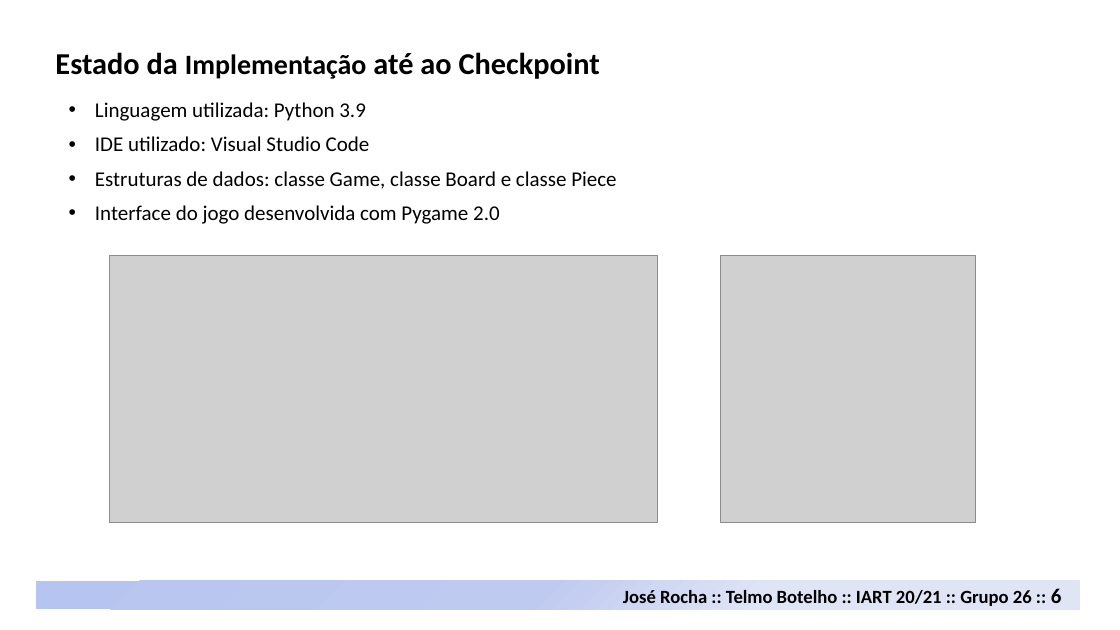
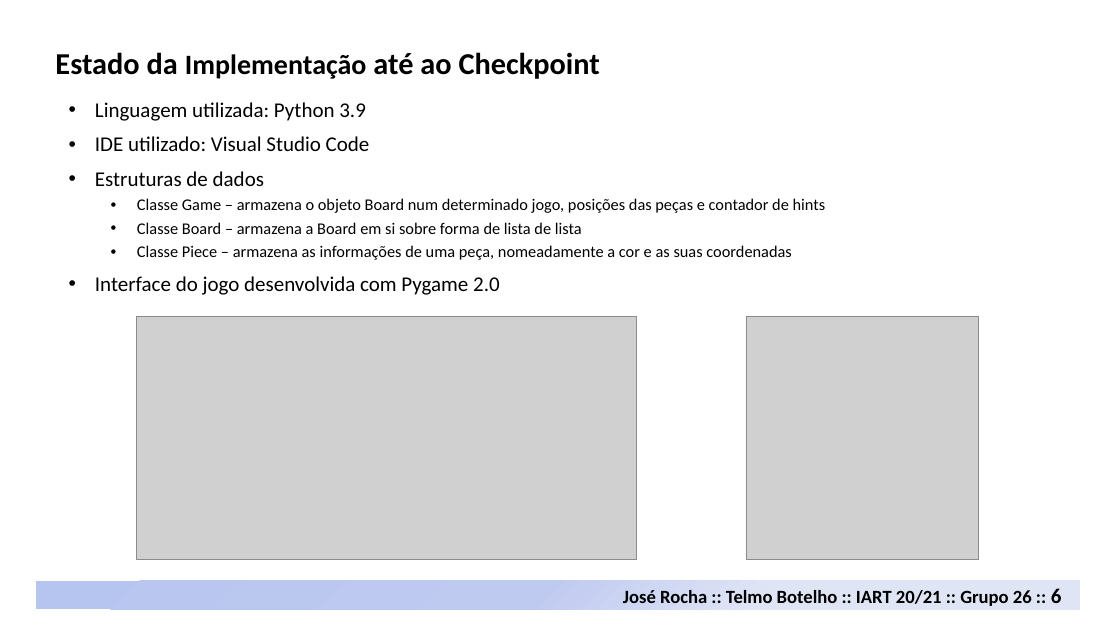
Before and after one commit to davidrocha9/FEUP-IART, a slide deck: slide 6 of Proj1/doc/Neutreeko.pptx. Drawn at 1120x630 pixels with LibreOffice and Linux fonts; fonts in the diff are those of the drawing; grey boxes stand for pictures. Boxes give left, top, right and bottom in pixels: in the first picture for what was removed or moved away, otherwise in the second. Text is boxed around its words. In the diff, an @@ line names an element or a change of style, - is before the commit and + after.

```diff
--- a/Proj1/doc/Neutreeko.pptx
+++ b/Proj1/doc/Neutreeko.pptx
@@ text at (x1=95, y1=171, x2=826, y2=260): text changed; size 18 to 14 pt @@
-• Estruturas de dados: classe Game, classe Board e classe Piece
+• Estruturas de dados
+  • Classe Game – armazena o objeto Board num determinado jogo, posições das peças e contador de hints
+  • Classe Board – armazena a Board em si sobre forma de lista de lista
+  • Classe Piece – armazena as informações de uma peça, nomeadamente a cor e as suas coordenadas
@@ picture resized from (x1=109, y1=255, x2=658, y2=522) to (x1=136, y1=317, x2=636, y2=560) @@
@@ picture resized from (x1=721, y1=255, x2=976, y2=523) to (x1=746, y1=317, x2=979, y2=560) @@
```
Also in this commit, not shown: 2 other slides changed, 1 slide added.
